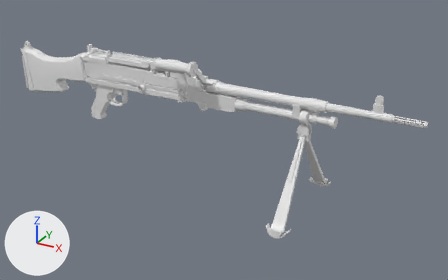
What one commit did to the FBX model Unity Project- Kaiju/Assets/Graphics/Meshes/Props/sm_gun.fbx.
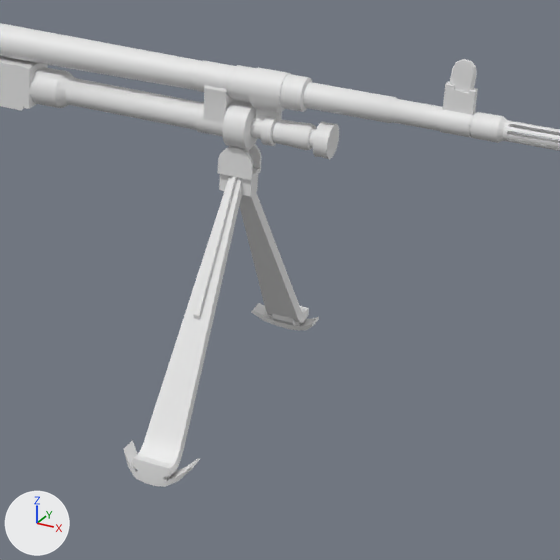
Old and new are each drawn whole from a 50 mm lens placed at (1.86, -3.06, 1.21), pointed at (0.2, -0.03, -0.3) and again close up on the part from 50% to 92% of the width and 27% to 94% of the height. Lighting does not change. The marker at lower left points along +X, +Y and +Z.

Names of what the first close-up shows: 'body_low.002'.
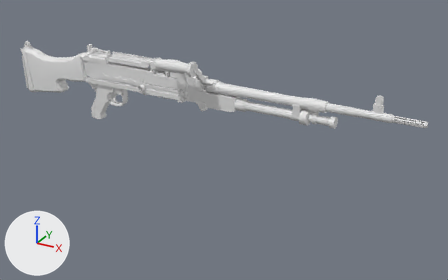
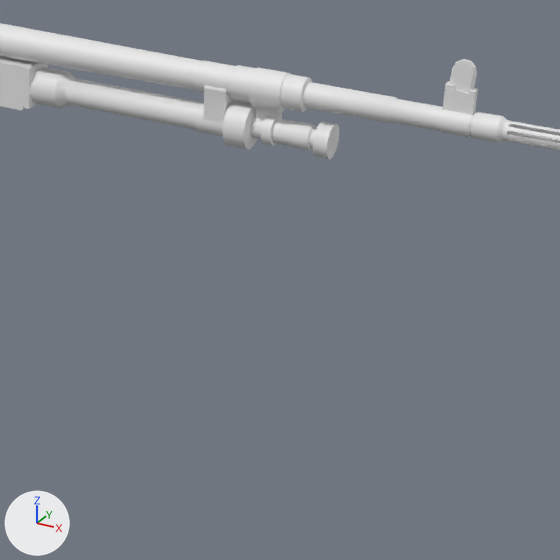
The newer file is also rescaled (x0.01) as a whole; pictures and numbers use the older file's frame.

Where the change shows, as pixel boxes (x1, y1, x2, y2) in the close-ups (560 x 560 px):
'body_low.002', reshaped
    before: (0, 23, 560, 487)
    after: (0, 23, 560, 159)
part 1 of me_cube_060, deleted
    before: (217, 144, 262, 197)
part 2 of me_cube_060, deleted
    before: (239, 192, 319, 331)
part 3 of me_cube_060, deleted
    before: (124, 176, 242, 487)

What the commit changed:
me_cube_060 has 5702 vertices, 5708 faces and spans x -0.96..1.75, y -0.36..0.36, z -0.64..0.2.
me_cube_060 is used by ob_body_low_002; location (-0.374, -0.071, 0.027).
me_cube_060 part 1: the loose piece of 104 vertices spanning x 1.07..1.13, y -0.02..0.02, z -0.2..-0.1 is deleted.
me_cube_060 part 2: the loose piece of 74 vertices spanning x 1.03..1.17, y 0.0..0.36, z -0.64..-0.16 is deleted.
me_cube_060 part 3: the loose piece of 74 vertices spanning x 1.03..1.17, y -0.36..0.0, z -0.64..-0.16 is deleted.
